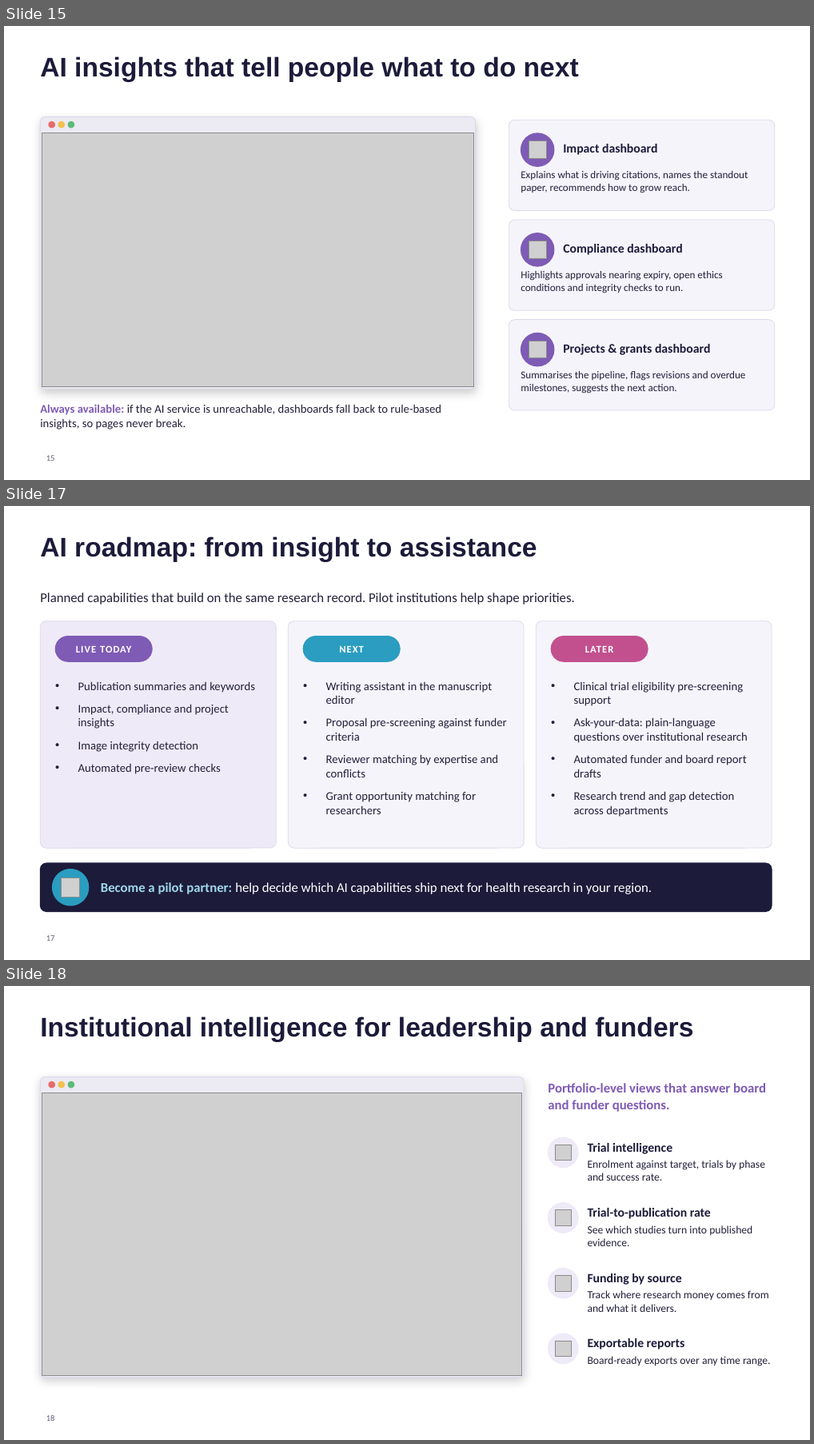
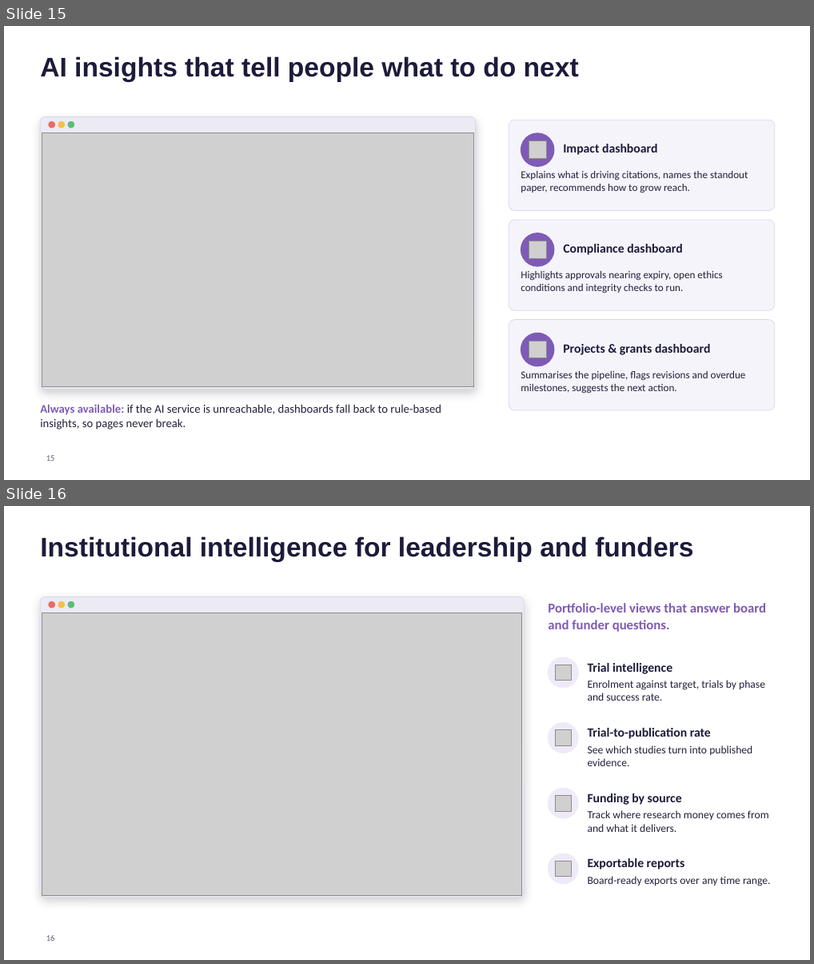
Before and after one commit to HospitiumRIS/HospitiumRIS, a slide deck: Claude outputs/HospitiumRIS_Client_Pitch.pptx. Shown one above the other, each under a label of ours: slides 15, 17 and 18 before the commit, slides 15 and 16 after it; the slides between them are not shown. The pictures are 814x1444 and 814x964 pixels, drawn with LibreOffice and Linux fonts; fonts in the diff are those of the drawing; grey boxes stand for pictures; background and template pictures are left out. Boxes give left, top, right and bottom in pixels: in the first picture for what was removed or moved away, otherwise in the second. Text is boxed around its words. In the diff, an @@ line names an element or a change of style, - is before the commit and + after.

```diff
--- a/Claude outputs/HospitiumRIS_Client_Pitch.pptx
+++ b/Claude outputs/HospitiumRIS_Client_Pitch.pptx
@@ slide 17 removed at [4, 506, 810, 960], background #FFFFFF @@
@@ title removed at [40, 536, 538, 562] @@
-AI roadmap: from insight to assistance
@@ text removed at [40, 592, 574, 604] @@
-Planned capabilities that build on the same research record. Pilot institutions help shape priorities.
@@ rounded rectangle removed at [40, 621, 276, 848] @@
@@ rounded rectangle removed at [288, 621, 524, 848] @@
@@ rounded rectangle removed at [536, 621, 772, 848] @@
@@ rounded rectangle removed at [55, 636, 152, 661] @@
@@ text removed at [76, 646, 131, 652] @@
-LIVE TODAY
@@ rounded rectangle removed at [303, 636, 400, 661] @@
@@ text removed at [339, 646, 364, 652] @@
-NEXT
@@ rounded rectangle removed at [551, 636, 648, 661] @@
@@ text removed at [586, 646, 614, 652] @@
-LATER
@@ text removed at [78, 681, 255, 774] @@
-• Publication summaries and keywords
-• Impact, compliance and project insights
-• Image integrity detection
-• Automated pre-review checks
@@ text removed at [326, 682, 507, 814] @@
-• Writing assistant in the manuscript editor
-• Proposal pre-screening against funder criteria
-• Reviewer matching by expertise and conflicts
-• Grant opportunity matching for researchers
@@ text removed at [574, 682, 748, 816] @@
-• Clinical trial eligibility pre-screening support
-• Ask-your-data: plain-language questions over institutional research
-• Automated funder and board report drafts
-• Research trend and gap detection across departments
@@ rounded rectangle removed at [40, 863, 772, 912] @@
@@ ellipse removed at [52, 869, 89, 905] @@
@@ picture removed at [61, 877, 80, 896] @@
@@ text removed at [101, 882, 653, 894] @@
-Become a pilot partner: help decide which AI capabilities ship next for health research in your region.
@@ page number removed at [46, 935, 55, 940] @@
-17
@@ what was slide 18 is now slide 16 @@
```
Also in this commit, not shown: 1 slide changed, 1 slide added, 2 other slides removed, 15 other files.
